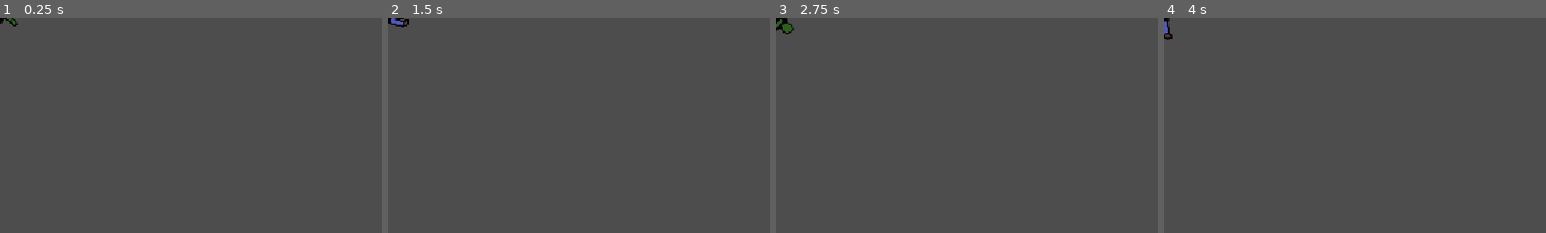
Above: before the commit, frames 1-4 (left to right).
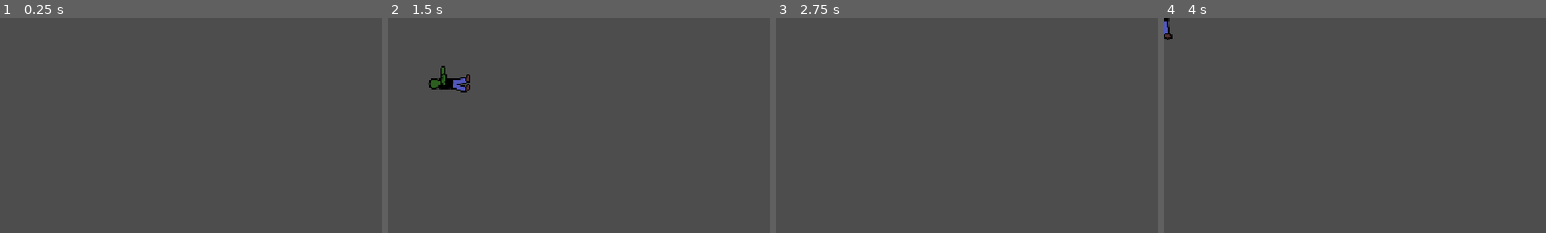
Above: after the commit, the same moments.

Repository: lkump/monster-mosh
Game: Godot game, scene res://enemy.tscn
Same seed, same stepped clock (60 frames per second), same inputs: the game is played once before the commit and once after it. The project has no main scene, so this scene is started directly.
Inputs:
- Up to frame 1 (0.25 s): no input
- Up to frame 2 (1.5 s): hold D (right) 0.53-1.28 s; hold S (down) from 1.28 s (still down)
- Up to frame 3 (2.75 s): release S (down) at 2.03 s; hold D (right) from 2.03 s (still down)
- Up to frame 4 (4 s): release D (right) at 2.78 s; hold W (up) 2.78-3.53 s; hold A (left) from 3.53 s (still down)
The pictures show only the part of the screen within x 0-50%, y 0-50%; the shares and areas given below are measured in that part.

The runs differ from the first frame. In frame 1, 0.1% of the frame differs, in the area x 0-5%, y 0-4%; in frame 2, 0.9%, in the area x 0-22%, y 0-35%; in frame 3, 0.3%; in frame 4, less than 0.1%.

Commit message:
made enemy move in a circle

Diff:
--- a/enemy.gd
+++ b/enemy.gd
@@ -8,6 +8,7 @@
 	# Get the input direction and handle the movement/deceleration.
 	# As good practice, you should replace UI actions with custom gameplay actions.
 	var angular_speed = PI
-	rotation += angular_speed * delta
-
+	rotation += angular_speed * delta # make the enemy turn in place
+	var velocity = Vector2.UP.rotated(rotation) * SPEED # make the enemy velocity point up perpendicular of the rotation
+	position += velocity * delta # make the enemy move forward based on velocity
 	move_and_slide()
